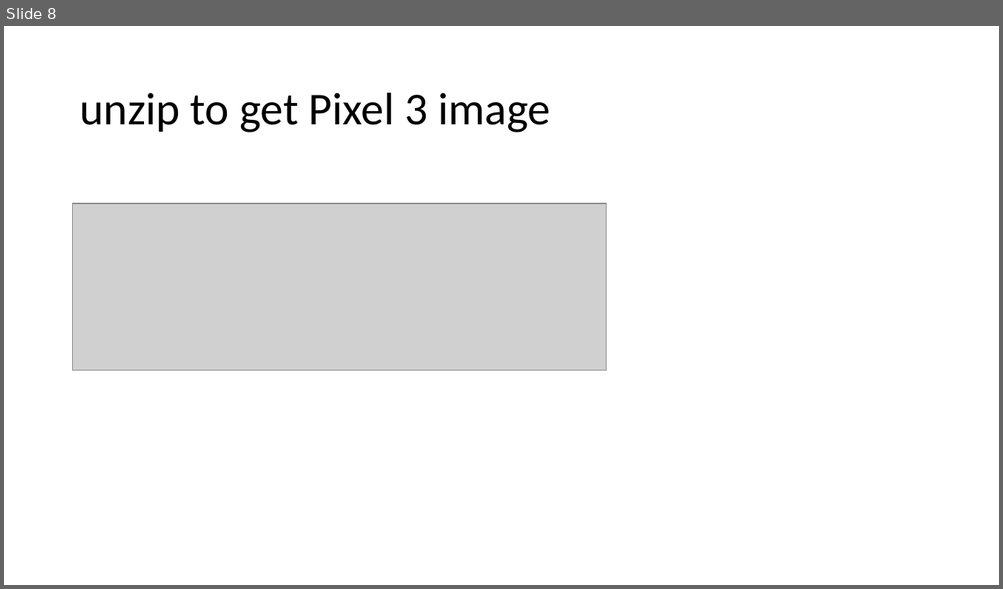
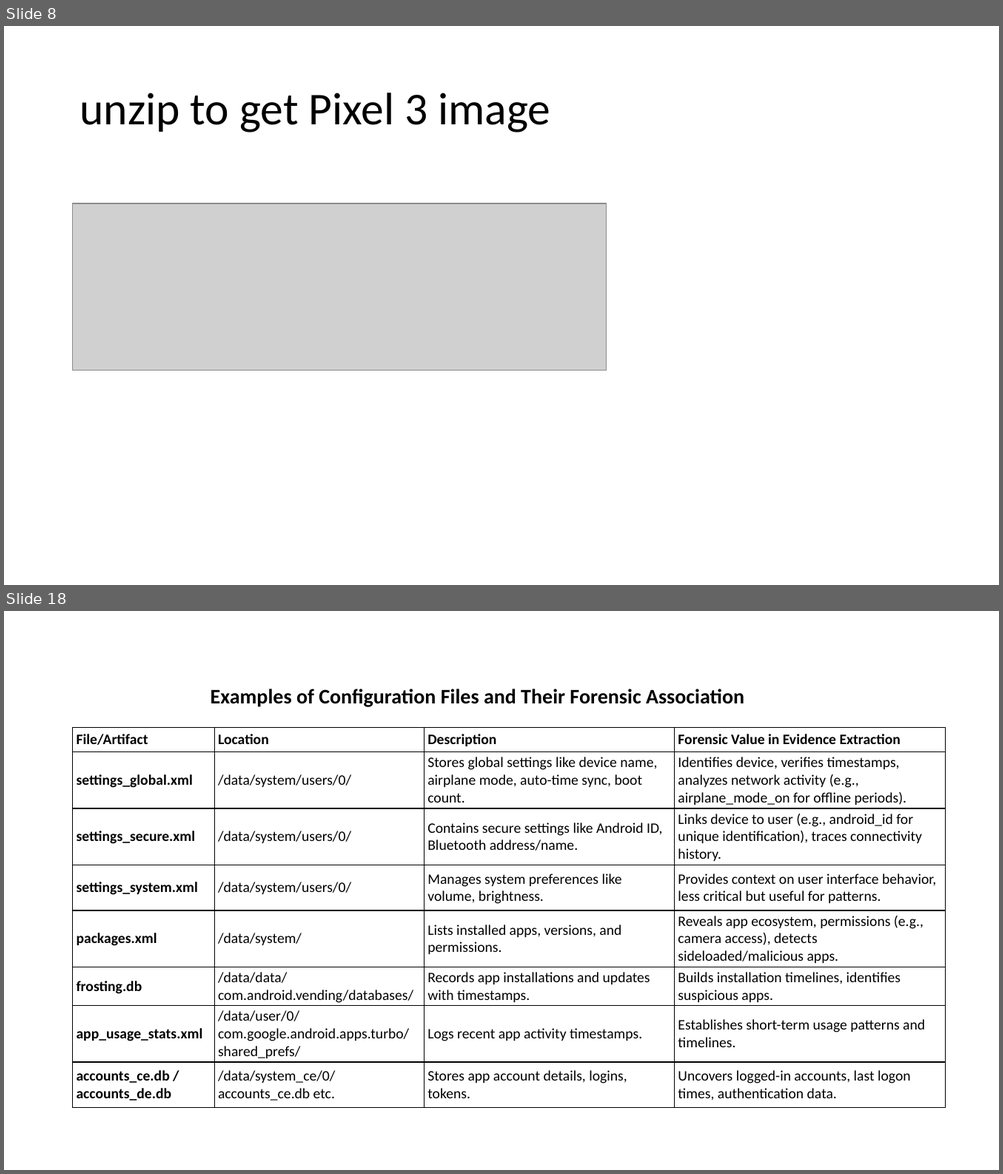
Before and after one commit to frankwxu/digital-forensics-lab, a slide deck: Android10/1_Pixel3_Image.pptx. Shown one above the other, each under a label of ours: slide 8 before the commit, slides 8 and 18 after it; the slides between them are not shown. The pictures are 1003x589 and 1003x1174 pixels, drawn with LibreOffice and Linux fonts; fonts in the diff are those of the drawing; grey boxes stand for pictures; background and template pictures are left out. Boxes give left, top, right and bottom in pixels: in the first picture for what was removed or moved away, otherwise in the second. Text is boxed around its words. In the diff, an @@ line names an element or a change of style, - is before the commit and + after.

```diff
--- a/Android10/1_Pixel3_Image.pptx
+++ b/Android10/1_Pixel3_Image.pptx
@@ slide 18 added at (4,611,999,1170), background #FFFFFF @@
@@ text added at (210,689,744,707), 20 pt, text #000000, bold @@
+Examples of Configuration Files and Their Forensic Association
@@ table added at (73,727,945,1104), 8 rows, 4 columns @@
+File/Artifact | Location | Description | Forensic Value in Evidence Extraction
+settings_global.xml | /data/system/users/0/ | Stores global settings like device name, airplane mode, auto-time sync, boot count. | Identifies device, verifies timestamps, analyzes network activity (e.g., airplane_mode_on for offline periods).
+settings_secure.xml | /data/system/users/0/ | Contains secure settings like Android ID, Bluetooth address/name. | Links device to user (e.g., android_id for unique identification), traces connectivity history.
+settings_system.xml | /data/system/users/0/ | Manages system preferences like volume, brightness. | Provides context on user interface behavior, less critical but useful for patterns.
+packages.xml | /data/system/ | Lists installed apps, versions, and permissions. | Reveals app ecosystem, permissions (e.g., camera access), detects sideloaded/malicious apps.
+frosting.db | /data/data/com.android.vending/databases/ | Records app installations and updates with timestamps. | Builds installation timelines, identifies suspicious apps.
+app_usage_stats.xml | /data/user/0/com.google.android.apps.turbo/shared_prefs/ | Logs recent app activity timestamps. | Establishes short-term usage patterns and timelines.
+accounts_ce.db / accounts_de.db | /data/system_ce/0/accounts_ce.db etc. | Stores app account details, logins, tokens. | Uncovers logged-in accounts, last logon times, authentication data.
```
Also in this commit, not shown: 1 slide changed, 10 other slides added, 1 other file.
